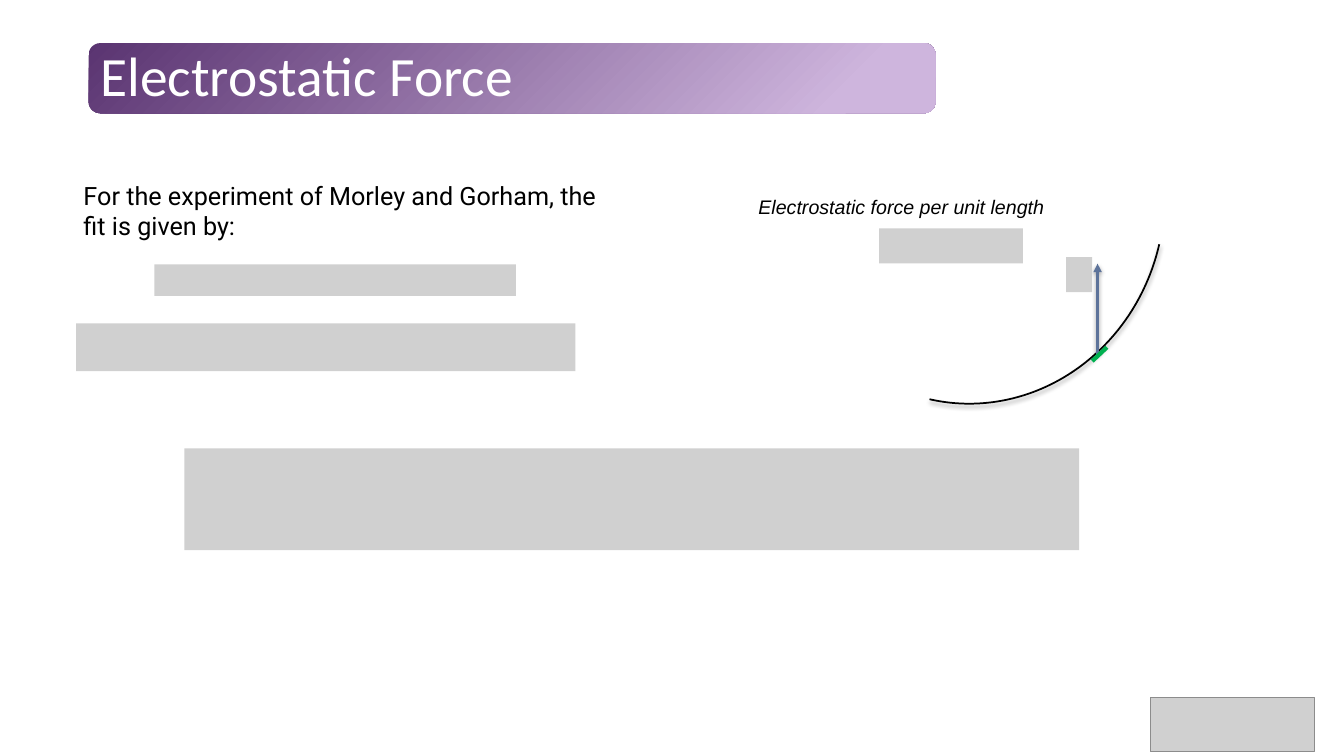
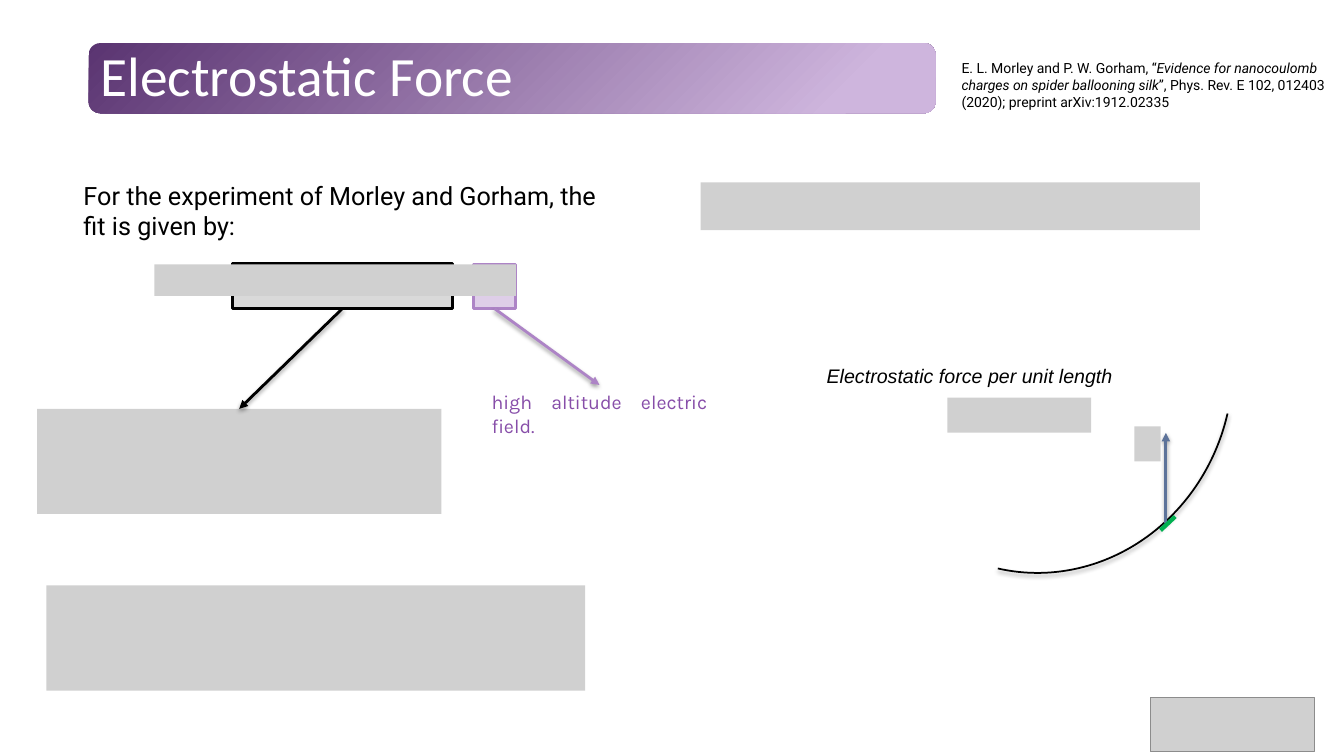
Before and after one commit to Tavi681/PoliPhysics, a slide deck: slide 10 of Tema 1/paper/Tema1.pptx (slide 8 before the commit). Drawn at 1344x756 pixels with LibreOffice and Linux fonts; fonts in the diff are those of the drawing; grey boxes stand for pictures. Boxes give left, top, right and bottom in pixels: in the first picture for what was removed or moved away, otherwise in the second. Text is boxed around its words. In the diff, an @@ line names an element or a change of style, - is before the commit and + after.

```diff
--- a/Tema 1/paper/Tema1.pptx
+++ b/Tema 1/paper/Tema1.pptx
@@ text added at bbox=[962, 62, 1325, 110], 10 pt, text #000000 @@
+E. L. Morley and P. W. Gorham, “Evidence for nanocoulomb charges on spider ballooning silk”, Phys. Rev. E 102, 012403 (2020); preprint arXiv:1912.02335
@@ picture added at bbox=[701, 182, 1200, 230] @@
@@ picture removed at bbox=[879, 229, 1023, 264] @@
@@ rectangle added at bbox=[232, 263, 452, 309], fill #D9D9D9, outline #000000 2 pt @@
@@ rectangle added at bbox=[474, 264, 516, 309], fill #DECEE8, outline #AD84C6 2 pt @@
@@ picture removed at bbox=[77, 324, 576, 371] @@
@@ arrow added from (343, 309) to (239, 409), #000000 2 pt @@
@@ arrow added from (495, 309) to (600, 385), #AD84C6 2 pt @@
@@ picture added at bbox=[37, 409, 442, 514] @@
@@ text added at bbox=[492, 395, 707, 433], 14 pt, text #874EA9 @@
+high altitude electric field.
@@ picture added at bbox=[948, 397, 1092, 433] @@
@@ picture removed at bbox=[185, 449, 1080, 551] @@
@@ picture: place and size @@
-picture at bbox=[1067, 257, 1093, 292]
+picture at bbox=[1134, 426, 1160, 462]
@@ 1 text, 1 arc (boxed as its full ellipse), 1 arrow: place and size @@
-1 text, 1 arc (boxed as its full ellipse), 1 arrow at bbox=[745, 0, 1204, 442]
+1 text, 1 arc (boxed as its full ellipse), 1 arrow at bbox=[813, 132, 1273, 610]
@@ line moved from (1093, 361) - (1107, 348) to (1160, 530) - (1176, 516) @@
@@ picture added at bbox=[46, 586, 585, 691] @@
```
Also in this commit, not shown: 7 other slides changed, 15 slides added, 6 slides removed.
